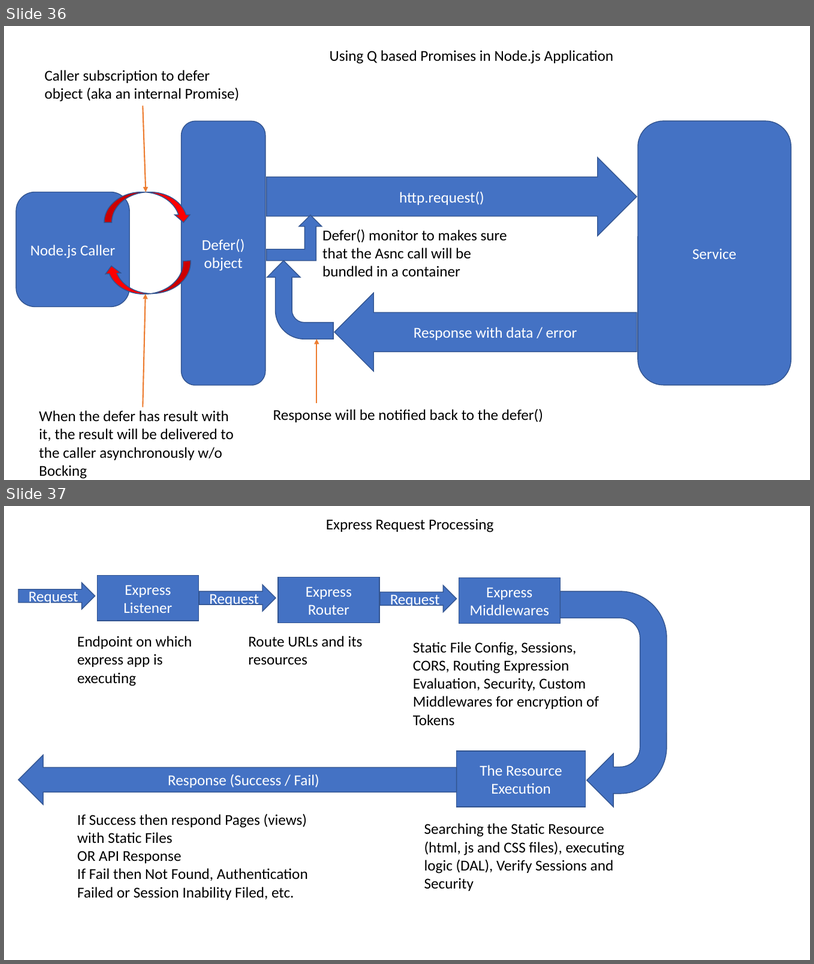
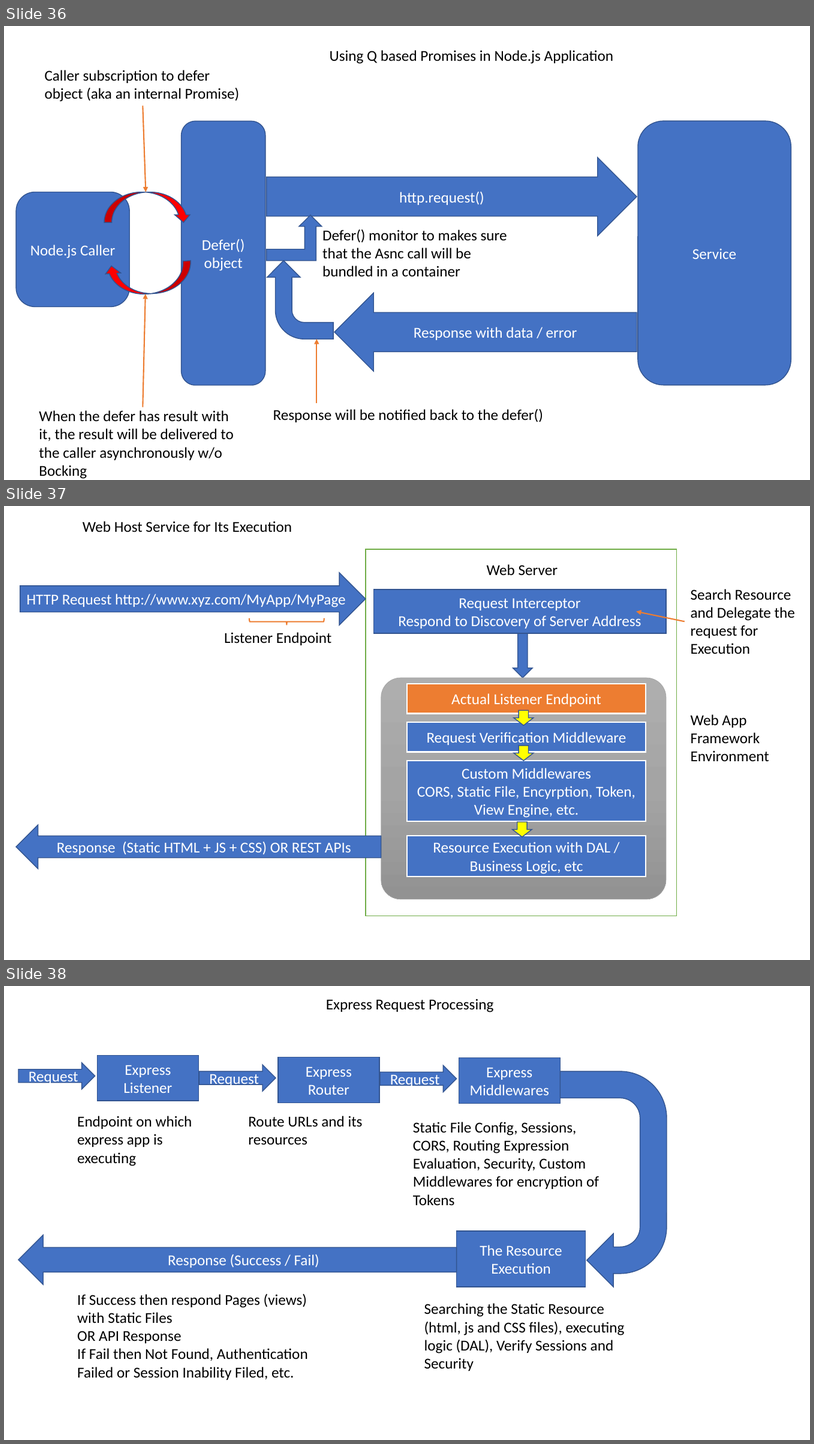
Before and after one commit to maheshsabnis/blazemarch2021, a slide deck: SpotPPTs.pptx. Shown one above the other, each under a label of ours: slides 36 and 37 before the commit, slides 36, 37 and 38 after it. The pictures are 814x964 and 814x1444 pixels, drawn with LibreOffice and Linux fonts; fonts in the diff are those of the drawing. Boxes give left, top, right and bottom in pixels: in the first picture for what was removed or moved away, otherwise in the second. Text is boxed around its words. In the diff, an @@ line names an element or a change of style, - is before the commit and + after.

```diff
--- a/SpotPPTs.pptx
+++ b/SpotPPTs.pptx
@@ slide 37 added at box(4, 506, 810, 960), background #FFFFFF @@
@@ text added at box(83, 521, 292, 532), 18 pt, text #000000 @@
+Web Host Service for Its Execution
@@ rectangle added at box(366, 549, 677, 916), fill #FFFFFF, outline #70AD47 1 pt @@
@@ right arrow added at box(20, 573, 366, 625), fill #4472C4, outline #325491 1 pt, 18 pt, text #FFFFFF @@
+HTTP Request http://www.xyz.com/MyApp/MyPage
@@ text added at box(487, 564, 558, 575), 18 pt, text #000000 @@
+Web Server
@@ rectangle added at box(374, 589, 666, 633), fill #4472C4, outline #325491 1 pt, 18 pt, text #FFFFFF @@
+Request Interceptor
+Respond to Discovery of Server Address
@@ text added at box(691, 589, 795, 654), 18 pt, text #000000 @@
+Search Resource and Delegate the request for Execution
@@ arrow added from (685, 622) to (637, 611), #ED7D31 1.5 pt @@
@@ right brace added at box(249, 618, 324, 625), outline #ED7D31 1.5 pt @@
@@ text added at box(224, 632, 332, 645), 18 pt, text #000000 @@
+Listener Endpoint
@@ down arrow added at box(513, 633, 533, 677), fill #4472C4, outline #325491 1 pt @@
@@ rounded rectangle added at box(381, 678, 666, 899), fill gradient #AFAFAF to #A5A5A5 to #939393, outline #A5A5A5 0.5 pt @@
@@ rectangle added at box(408, 684, 647, 714), fill #ED7D31, outline #FFFFFF 1.5 pt, 18 pt, text #FFFFFF @@
+Actual Listener Endpoint
@@ down arrow added at box(514, 711, 533, 726), fill #FFFF00, outline #325491 1 pt @@
@@ text added at box(691, 714, 770, 761), 18 pt, text #000000 @@
+Web App Framework
+Environment
@@ rectangle added at box(408, 722, 647, 751), fill #4472C4, outline #FFFFFF 1.5 pt, 18 pt, text #FFFFFF @@
+Request Verification Middleware
@@ down arrow added at box(514, 745, 533, 760), fill #FFFF00, outline #325491 1 pt @@
@@ rectangle added at box(408, 760, 647, 821), fill #4472C4, outline #FFFFFF 1.5 pt, 18 pt, text #FFFFFF @@
+Custom Middlewares
+CORS, Static File, Encyrption, Token, View Engine, etc.
@@ left arrow added at box(16, 825, 381, 868), fill #4472C4, outline #325491 1 pt, 18 pt, text #FFFFFF @@
+Response (Static HTML + JS + CSS) OR REST APIs
@@ down arrow added at box(513, 822, 532, 837), fill #FFFF00, outline #325491 1 pt @@
@@ rectangle added at box(408, 835, 647, 876), fill #4472C4, outline #FFFFFF 1.5 pt, 18 pt, text #FFFFFF @@
+Resource Execution with DAL / Business Logic, etc
@@ what was slide 37 is now slide 38 @@
```
Also in this commit, not shown: 1 other slide added, 13 other files.
